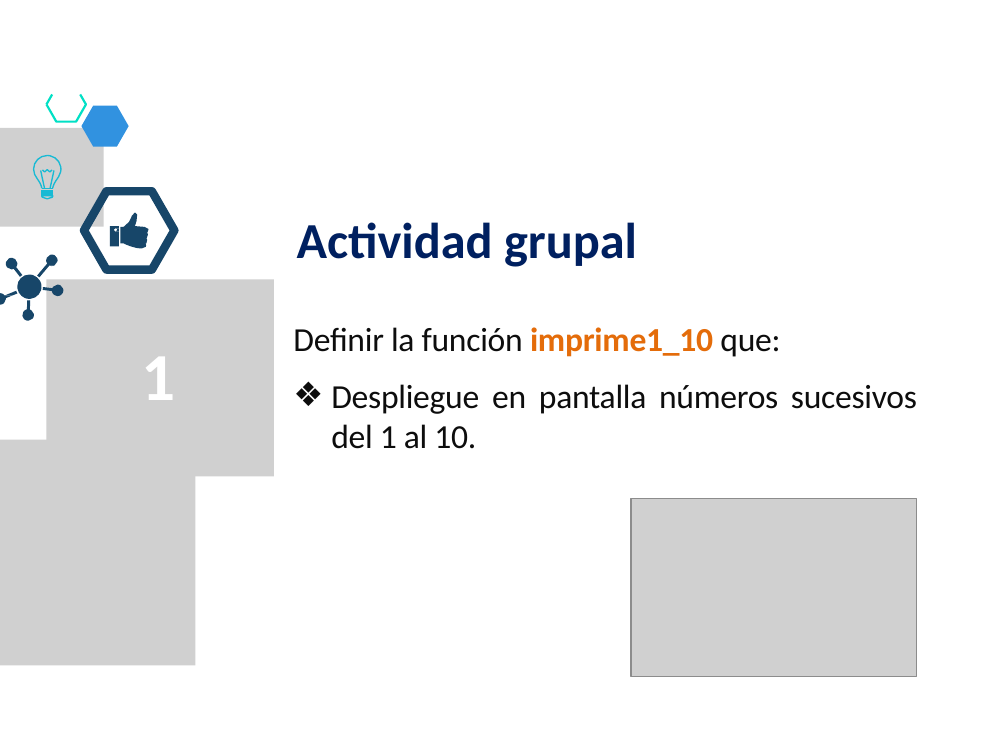
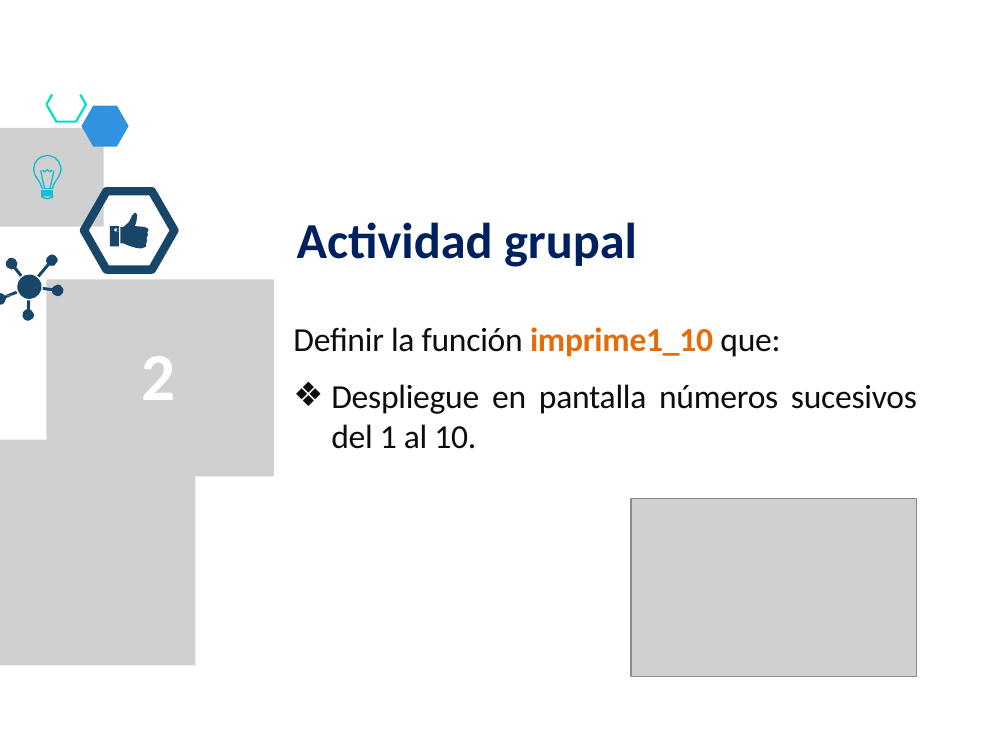
Before and after one commit to lizetheP/PensamientoC, a slide deck: slide 14 of CalendarioAgo20L/presentaciones/8_For.pptx (slide 11 before the commit). Drawn at 1008x756 pixels with LibreOffice and Linux fonts; fonts in the diff are those of the drawing; grey boxes stand for pictures. Boxes give left, top, right and bottom in pixels: in the first picture for what was removed or moved away, otherwise in the second. Text is boxed around its words. In the diff, an @@ line names an element or a change of style, - is before the commit and + after.

```diff
--- a/CalendarioAgo20L/presentaciones/8_For.pptx
+++ b/CalendarioAgo20L/presentaciones/8_For.pptx
@@ text at (x1=142, y1=356, x2=176, y2=400): text changed @@
-1
+2
```
Also in this commit, not shown: 10 other slides changed, 2 other files.
